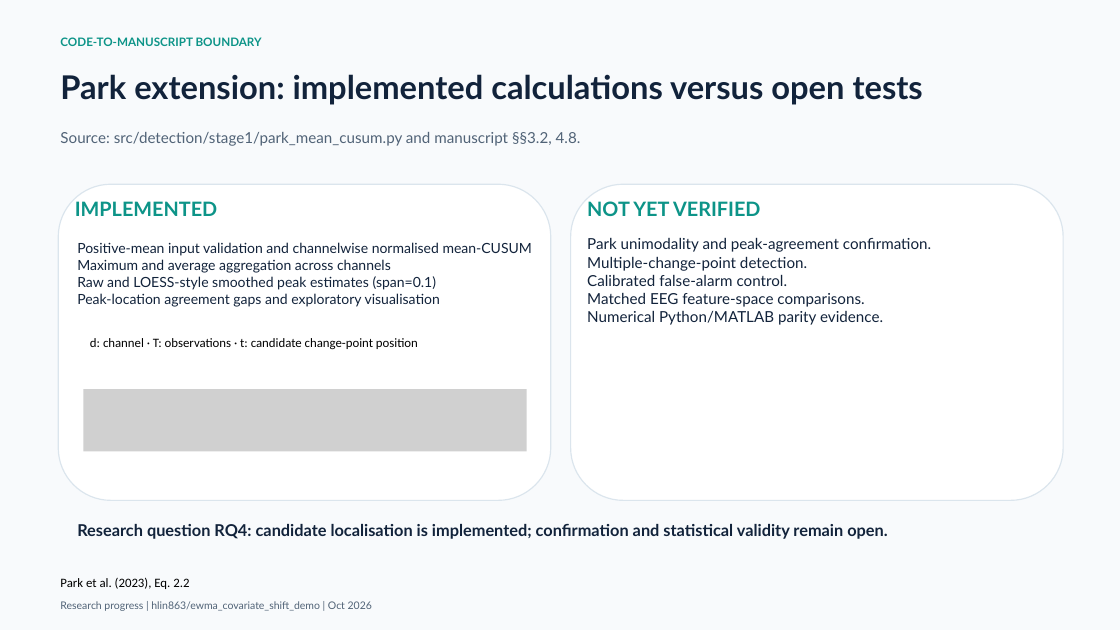
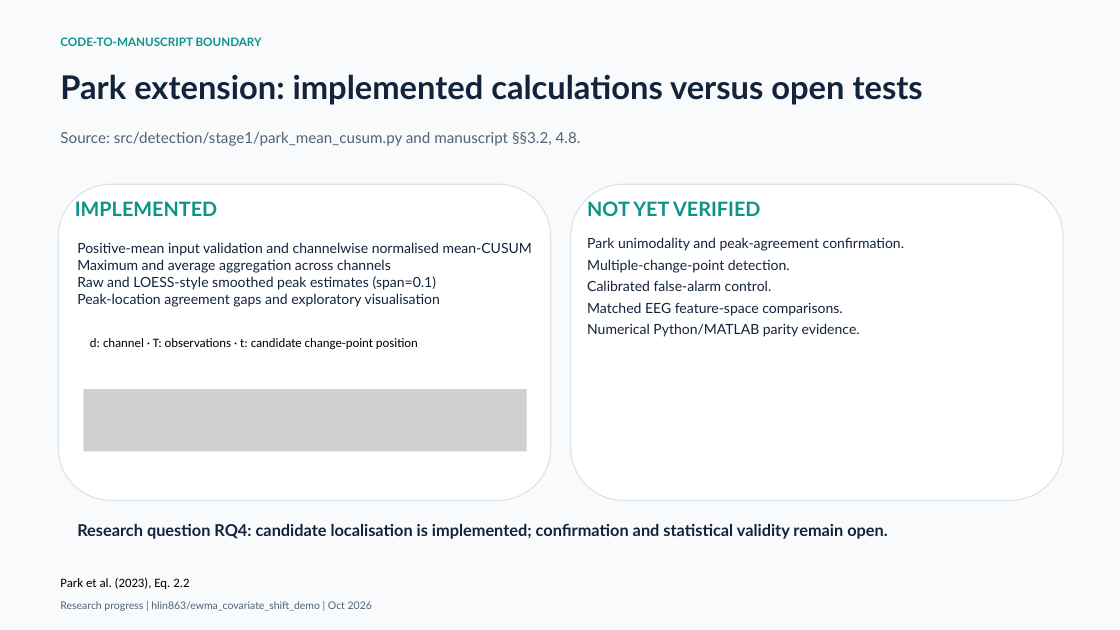
Before and after one commit to hlin863/ewma_covariate_shift_demo, a slide deck: slide 7 of presentations/EWMA_Covariate_Shift_Progress_Review_Haocheng_Lin.pptx. Drawn at 1120x630 pixels with LibreOffice and Linux fonts; fonts in the diff are those of the drawing; grey boxes stand for pictures. Boxes give left, top, right and bottom in pixels: in the first picture for what was removed or moved away, otherwise in the second. Text is boxed around its words. In the diff, an @@ line names an element or a change of style, - is before the commit and + after.

```diff
--- a/presentations/EWMA_Covariate_Shift_Progress_Review_Haocheng_Lin.pptx
+++ b/presentations/EWMA_Covariate_Shift_Progress_Review_Haocheng_Lin.pptx
@@ text "Park unimodality and peak-agreement confirmation." at (587, 237, 904, 337): size 19.5 to 18 pt; line spacing 23.4pt to 21.6pt; more space between paragraphs @@
```
Also in this commit, not shown: 3 other slides changed.
